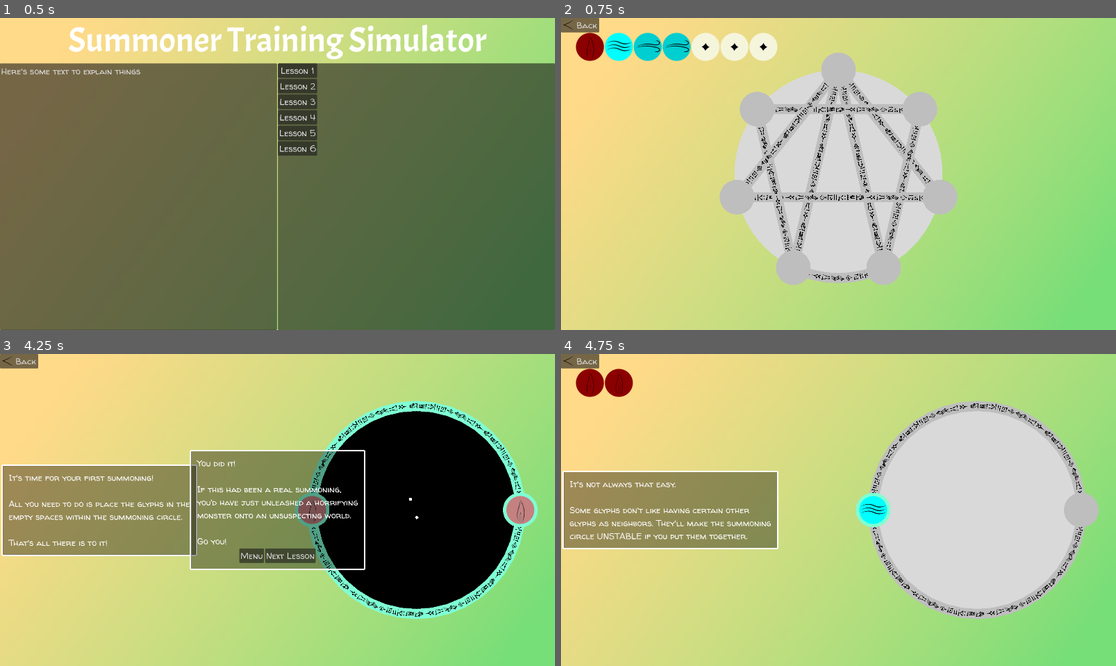
Above: before the commit, frames 1-4 (two rows, left to right).
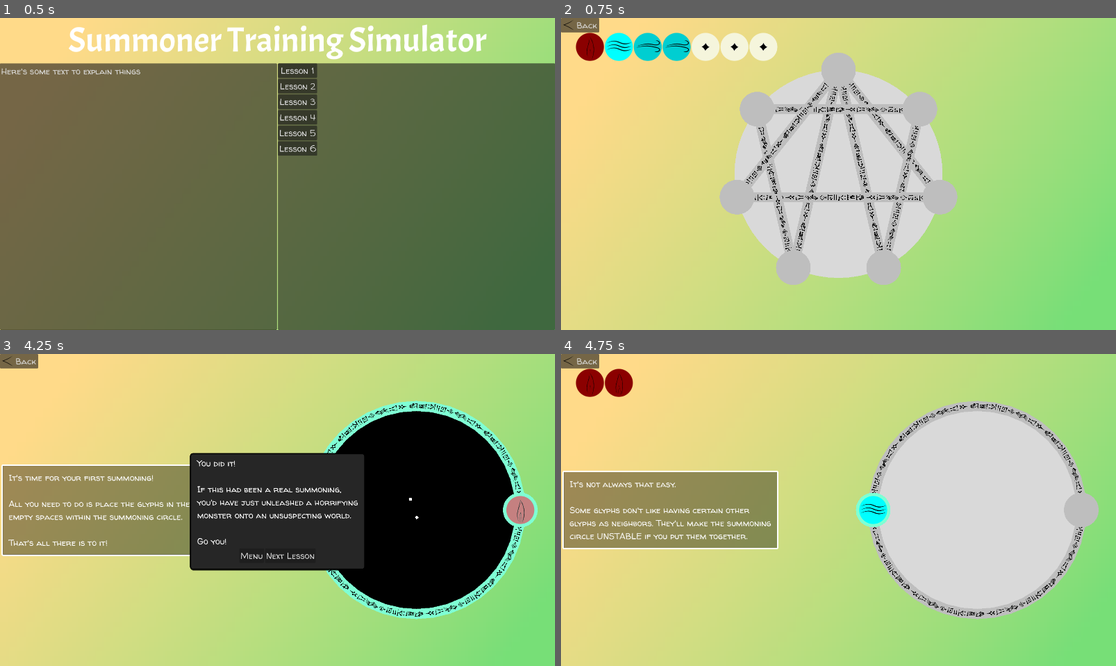
Above: after the commit, the same moments.

Repository: jwodicka/LD55
Game: Godot game, scene res://game_shell.tscn
Same seed, same stepped clock (60 frames per second), same inputs: the game is played once before the commit and once after it.
Inputs (mouse positions are in pixels of both pictures, inside the frame that each line leads up to):
- Up to frame 1 (0.5 s): no input
- Up to frame 2 (0.75 s): click "Lesson 6" at 0.5 s
- Up to frame 3 (4.25 s): click "Back" at 1.25 s; click "Lesson 1" at 2 s; tap Enter at 2.75 s; drag from (27, 382) to (310, 510) at 2.77 s; tap Space at 3.5 s; drag from (310, 510) to (521, 510) at 3.52 s
- Up to frame 4 (4.75 s): click "Next Lesson" at 4.25 s

Frame 1 is identical in both runs. In frame 2, 0.3% of the frame differs, in the area x 44-56%, y 80-86%; in frame 3, 12%, in the area x 34-66%, y 30-70%; in frame 4, nothing differs.

Commit message:
Small fixes
BGM loops
Victory box is opaque
Level 6 is solvable (oops!)

Diff:
--- a/Levels.gd
+++ b/Levels.gd
@@ -114,7 +114,7 @@
             Vector2i(1, 3),
             Vector2i(1, 6),
             Vector2i(2, 5),
-            Vector2i(3, 4),
+            # Vector2i(3, 4),
             Vector2i(4, 6),
             Vector2i(5, 0)
         ]
--- a/SummoningCircle.gd
+++ b/SummoningCircle.gd
@@ -116,10 +116,15 @@
 		target.current_glyph.is_locked = true
 	$BackgroundCircle.color = Color.BLACK
 	$BackgroundCircle/GPUParticles2D.emitting = true
+
 	var end_flavor_text := victory_text
 	if end_flavor_text.is_empty():
 		end_flavor_text = "Another successful summoning!"
 	(find_child("EndFlavorLabel") as Label).text = end_flavor_text
+
+	if next_level.is_empty():
+		find_child("NextButton").hide()
+
 	$VictoryOverlay.show()
 	queue_redraw()
 
--- a/summoning_circle.tscn
+++ b/summoning_circle.tscn
@@ -20,6 +20,26 @@
 scale_min = 5.0
 scale_max = 10.0
 
+[sub_resource type="StyleBoxFlat" id="StyleBoxFlat_bu4n7"]
+content_margin_left = 5.0
+content_margin_right = 5.0
+bg_color = Color(0.14902, 0.14902, 0.14902, 1)
+border_width_left = 4
+border_width_top = 4
+border_width_right = 4
+border_width_bottom = 4
+border_color = Color(0, 0, 0, 1)
+corner_radius_top_left = 10
+corner_radius_top_right = 10
+corner_radius_bottom_right = 10
+corner_radius_bottom_left = 10
+expand_margin_left = 20.0
+expand_margin_top = 10.0
+expand_margin_right = 20.0
+expand_margin_bottom = 20.0
+shadow_size = 1
+shadow_offset = Vector2(2, 2)
+
 [node name="SummoningCircle" type="Control"]
 layout_mode = 3
 anchors_preset = 15
@@ -29,15 +49,9 @@
 grow_vertical = 2
 mouse_filter = 1
 script = ExtResource("1_4yubp")
-next_level = null
 glyphs = Array[int]([0, 4, 2, 3, 1])
 targets = 5
 target_connectors = Array[Vector2i]([Vector2i(0, 2), Vector2i(1, 3), Vector2i(2, 4), Vector2i(3, 0), Vector2i(4, 1)])
-initial_placements = null
-locked_targets = null
-offset_angle = null
-flavor_text = null
-victory_text = null
 
 [node name="Glyphs" type="CanvasLayer" parent="."]
 layer = 10
@@ -119,6 +133,7 @@
 [node name="PanelContainer" type="PanelContainer" parent="VictoryOverlay/CenterContainer"]
 layout_mode = 2
 theme_type_variation = &"FlavorText"
+theme_override_styles/panel = SubResource("StyleBoxFlat_bu4n7")
 
 [node name="VBoxContainer" type="VBoxContainer" parent="VictoryOverlay/CenterContainer/PanelContainer"]
 layout_mode = 2
Not shown, changed: sounds/music/bgm.mp3.import
Not shown: 1 places in summoning_circle.tscn that only renumber resources
